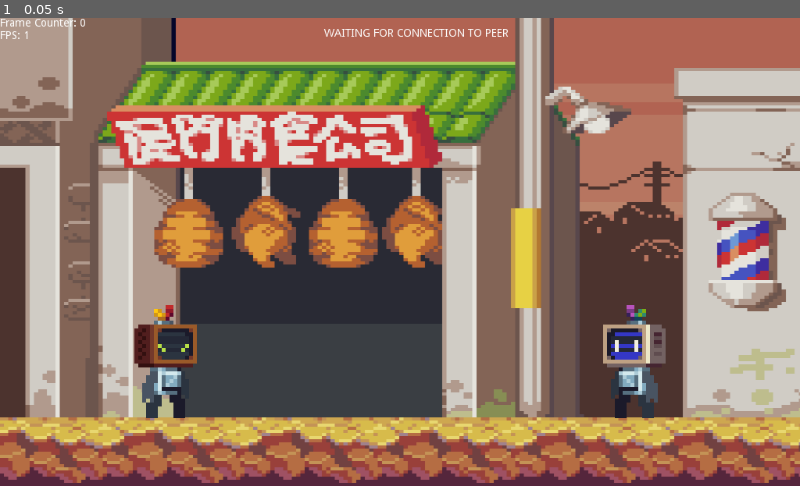
Above: before the commit, frame 1.
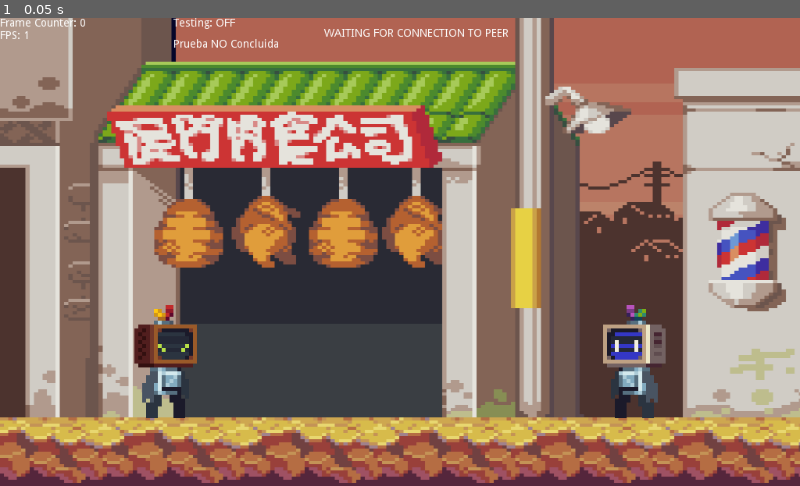
Above: after the commit, the same moment.

Repository: BasCandia/RollbackNetcodePeerToPeer
Game: Godot game, scene res://Scenes/Stage2DCollisions.tscn
The game is run twice, just before and just after one commit, with the same random seed, the same clock (stepped at 60 frames per second) and the same inputs.
Inputs:
- Up to frame 1 (0.05 s): no input

The runs differ from the first frame. In frame 1, 0.2% of the frame differs, in the area x 21-35%, y 0-7%.

Commit message:
Labels Pruebas

Diff:
--- a/Scenes/Stage2DCollisions.tscn
+++ b/Scenes/Stage2DCollisions.tscn
@@ -89,3 +89,14 @@
 margin_bottom = 27.0
 text = "WAITING FOR PEER TO CONNECT"
 align = 1
+
+[node name="Testing" type="Label" parent="."]
+margin_left = 222.0
+margin_right = 262.0
+margin_bottom = 14.0
+
+[node name="TestingConcluido" type="Label" parent="."]
+margin_left = 222.0
+margin_top = 27.0
+margin_right = 262.0
+margin_bottom = 41.0
--- a/Scripts/InputControl.gd
+++ b/Scripts/InputControl.gd
@@ -207,7 +207,16 @@
 	var FPS = get_parent().get_node("FPS")
 	Frame_Counter_Label.text = "Frame Counter: " + str(frame_count)
 	FPS.text = "FPS: " + str(Engine.get_frames_per_second())
-
+	var Testing_Label = get_parent().get_node("Testing")
+	var TestingConcluido_Label = get_parent().get_node("TestingConcluido")
+	if(flag_ms_array):
+		Testing_Label.text = "Testing: ON"
+	if(!flag_ms_array):
+		Testing_Label.text = "Testing: OFF"
+	if frame_count_test >= MINUTO_FPS:
+		TestingConcluido_Label.text = "Prueba Concluida"
+	else:
+		TestingConcluido_Label.text = "Prueba NO Concluida"
 
 func handle_input(): #get inputs, call child functions
 	var pre_game_state = get_game_state()
Not shown, changed: export_presets.cfg
Not shown, changed: TestOTROPCSV.pck
